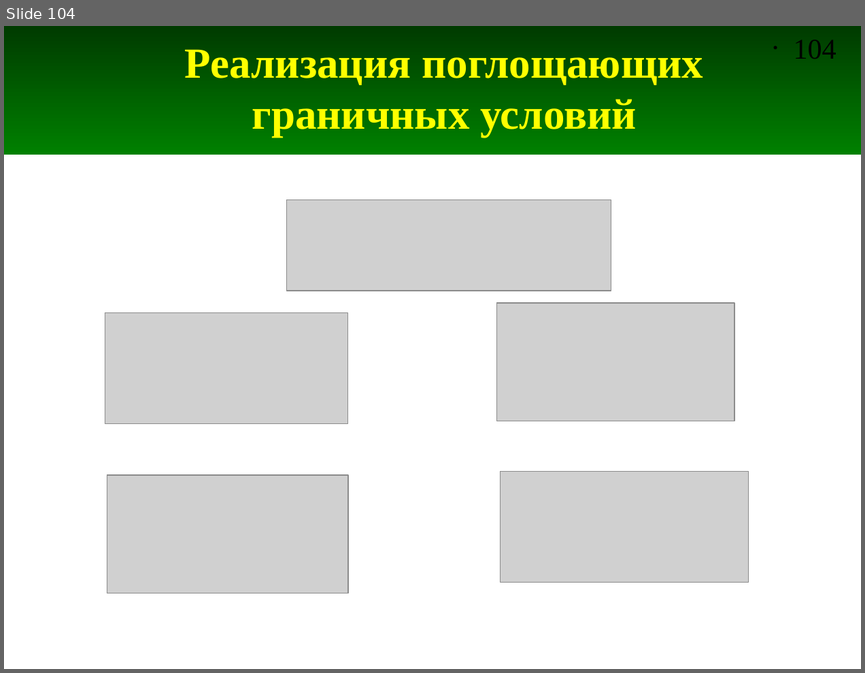
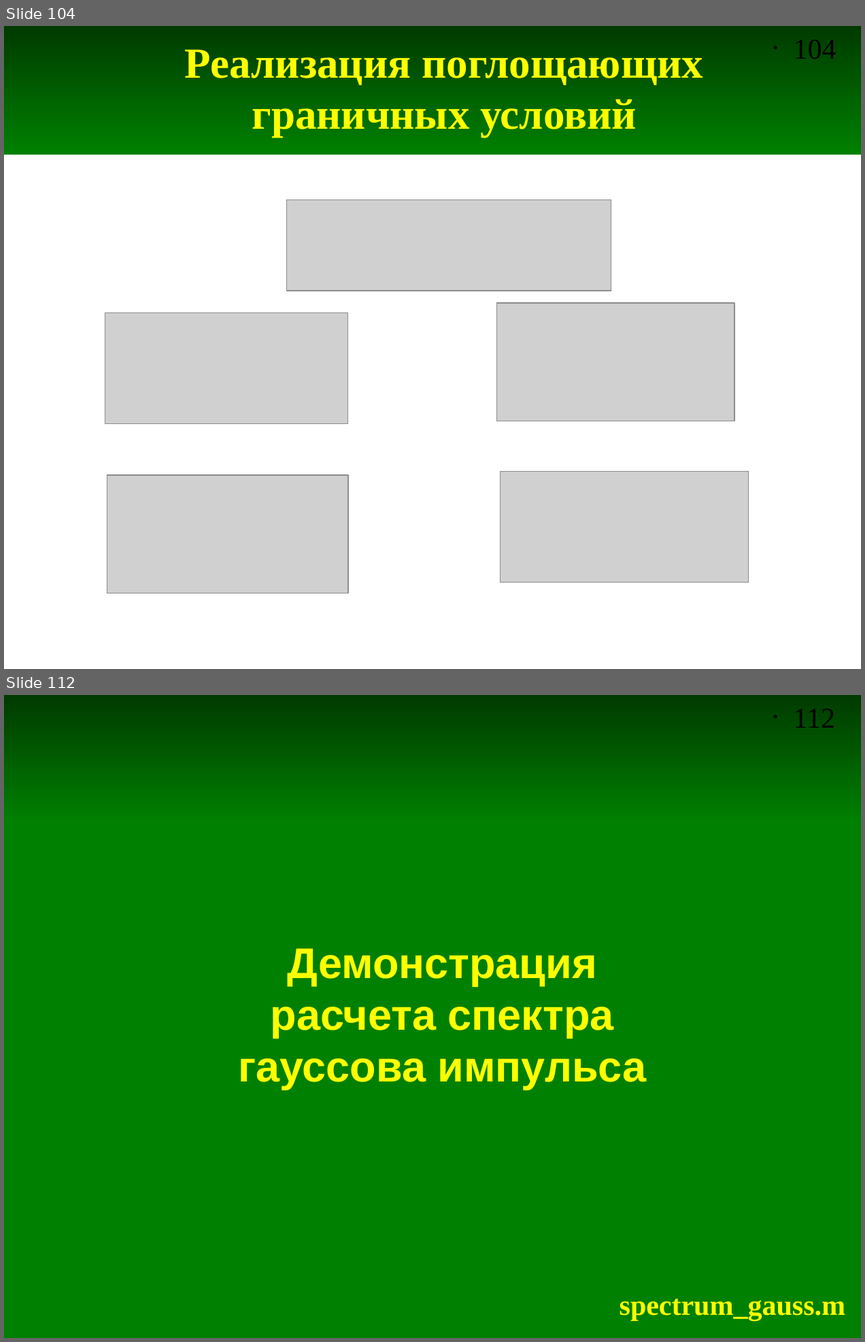
Before and after one commit to andris0147sv/modelling, a slide deck: presentations/2. FDTD.odp. Shown one above the other, each under a label of ours: slide 104 before the commit, slides 104 and 112 after it; the slides between them are not shown. The pictures are 865x673 and 865x1342 pixels, drawn with LibreOffice and Linux fonts; fonts in the diff are those of the drawing; grey boxes stand for pictures. Boxes give left, top, right and bottom in pixels: in the first picture for what was removed or moved away, otherwise in the second. Text is boxed around its words. In the diff, an @@ line names an element or a change of style, - is before the commit and + after.

Commit message:
Новые скрипты, дополнения в презентации (сделал слайды про гауссов импульс)

```diff
--- a/presentations/2. FDTD.odp
+++ b/presentations/2. FDTD.odp
@@ slide 112 added at [4,695,861,1338], background #FFFFFF; not listed: 2 template elements that a slide beside it also shows @@
@@ rectangle added at [4,820,861,1338], fill #008000, outline #008000 0 pt @@
@@ title added at [238,948,647,1089], 36 pt, text #FFFF00, bold @@
+Демонстрация
+расчета спектра
+гауссова импульса
@@ text added at [619,1298,845,1321], 24 pt, text #FFFF00, bold @@
+spectrum_gauss.m
```
Also in this commit, not shown: 1 slide changed, 7 other slides added, 9 other files.
